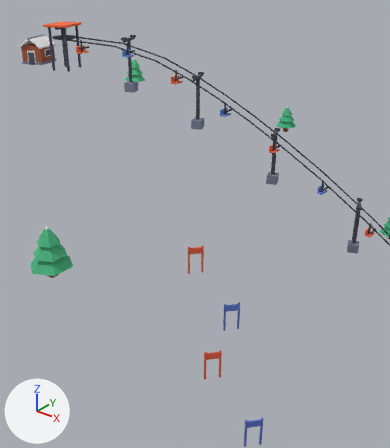
One commit to the glTF model public/assets/toycar/set-ski-lift.glb: the scene before it, then after it.
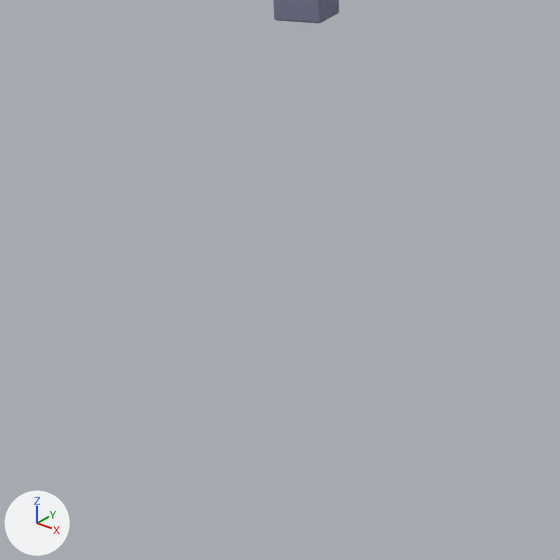
Each version appears first from a 50 mm camera at (33.5, -61.0, 56.9) aimed at (-12.2, -3.9, 21.5), and next in a close-up on the part from 17% to 47% of the width and 20% to 46% of the height. Arrows for +X, +Y and +Z are at lower left; the lights stay in place. The older version's two pictures come first. Where no turn or scale is listed for an object, it has been applied to the vertices.
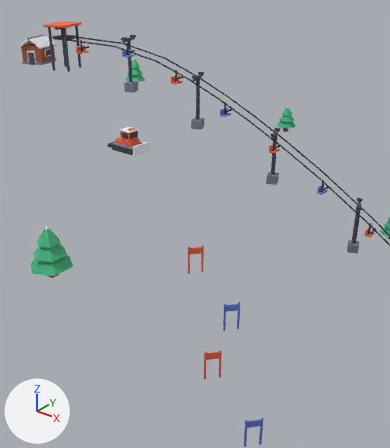
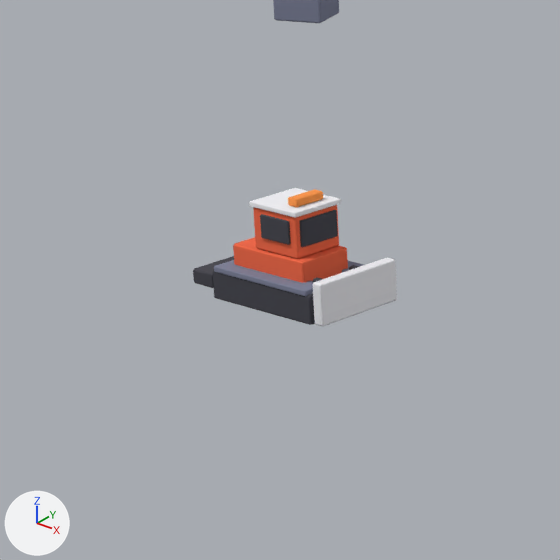
Boxes (x1, y1, x2, y2) around the edits, measured in the close-ups (560 x 560 px):
'anim_path:c=groom:p=40:f=2#cat', added: after (193, 188, 397, 327)

The change, as a diff of the scene's bpy script:
```diff
--- a/public/assets/toycar/set-ski-lift.glb.py
+++ b/public/assets/toycar/set-ski-lift.glb.py
@@ me_anim_path_c_groom_p_40_f_2_cat @@
+me_anim_path_c_groom_p_40_f_2_cat.from_pydata(...)  # 360 vertices, 660 faces; spans x -3.1..2.83, y -1.69..1.69, z 0.0..3.54
+me_anim_path_c_groom_p_40_f_2_cat.materials.append(mat_colormap)  # picture img_colormap_png
@@ ob_anim_path_c_groom_p_40_f_2_cat @@
+ob_anim_path_c_groom_p_40_f_2_cat = bpy.data.objects.new('anim_path:c=groom:p=40:f=2#cat', me_anim_path_c_groom_p_40_f_2_cat)
+ob_anim_path_c_groom_p_40_f_2_cat.location = (-23.4, -5.84, 31.26)
```
